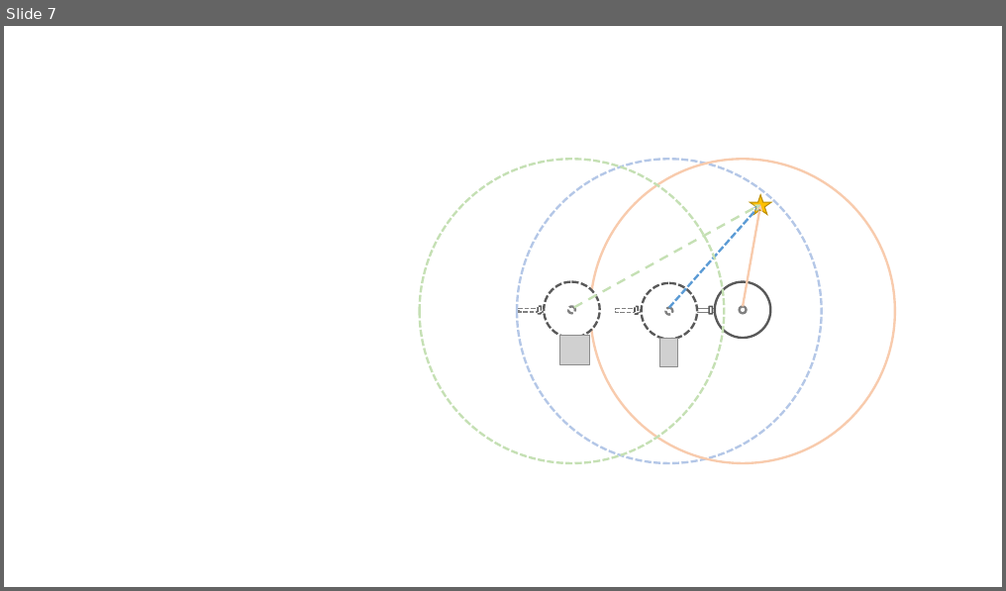
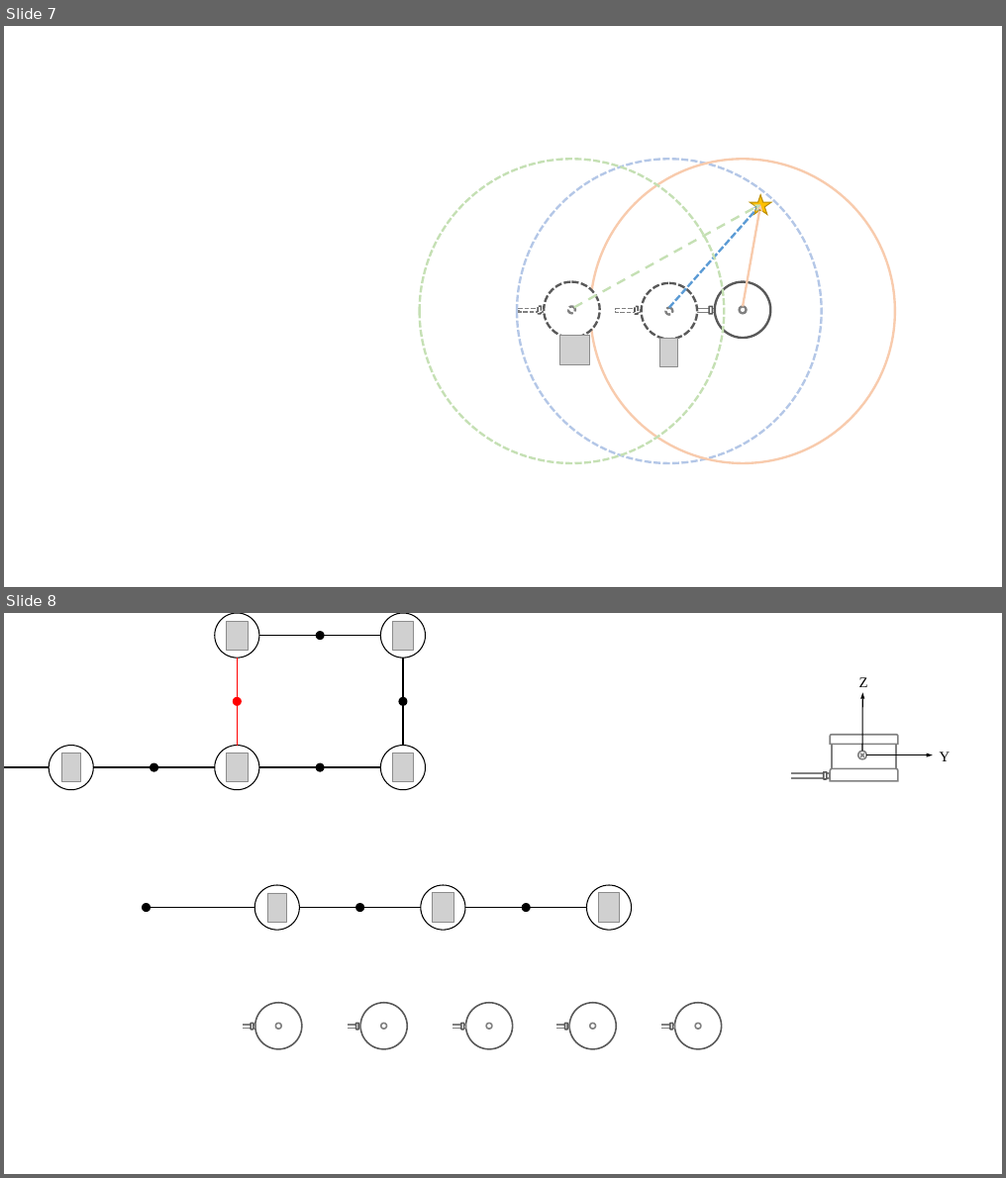
Before and after one commit to Kang-YC/my_backup, a slide deck: 示意图.pptx. Shown one above the other, each under a label of ours: slide 7 before the commit, slides 7 and 8 after it. The pictures are 1006x591 and 1006x1178 pixels, drawn with LibreOffice and Linux fonts; fonts in the diff are those of the drawing; grey boxes stand for pictures; background and template pictures are left out. Boxes give left, top, right and bottom in pixels: in the first picture for what was removed or moved away, otherwise in the second. Text is boxed around its words. In the diff, an @@ line names an element or a change of style, - is before the commit and + after.

```diff
--- a/示意图.pptx
+++ b/示意图.pptx
@@ slide 8 added at (x1=4, y1=613, x2=1002, y2=1174), background #FFFFFF @@
@@ group added at (x1=4, y1=613, x2=426, y2=790): 10 ellipses, 6 lines, 5 pictures @@
@@ text added at (x1=859, y1=677, x2=868, y2=687), 14 pt, text #000000 @@
+Z
@@ arrow added from (862, 751) to (862, 692), #000000 1 pt @@
@@ rectangle added at (x1=738, y1=751, x2=791, y2=790), fill #FFFFFF, outline #FFFFFF 1 pt @@
@@ round same rect added at (x1=831, y1=735, x2=899, y2=744), outline #808080 1.5 pt @@
@@ rectangle added at (x1=832, y1=744, x2=896, y2=768), outline #808080 1.5 pt @@
@@ ellipse added at (x1=858, y1=751, x2=866, y2=759), outline #808080 1.5 pt @@
@@ line added from (861, 754) to (864, 758), #808080 1.5 pt @@
@@ line added from (861, 758) to (864, 754), #808080 1.5 pt @@
@@ arrow added from (866, 756) to (933, 756), #000000 1 pt @@
@@ text added at (x1=940, y1=752, x2=950, y2=761), 14 pt, text #000000 @@
+Y
@@ rectangle added at (x1=773, y1=774, x2=831, y2=778), outline #808080 1.5 pt @@
@@ rounded rectangle added at (x1=824, y1=772, x2=827, y2=779), fill #FFFFFF, outline #595959 1.5 pt @@
@@ round same rect added at (x1=831, y1=768, x2=899, y2=781), outline #808080 1.5 pt @@
@@ ellipse added at (x1=143, y1=903, x2=151, y2=912), fill #000000, outline #000000 1 pt @@
@@ line added from (150, 908) to (254, 908), #000000 1.5 pt @@
@@ ellipse added at (x1=254, y1=885, x2=300, y2=931), fill #FFFFFF, outline #000000 1 pt @@
@@ picture added at (x1=267, y1=893, x2=287, y2=922) @@
@@ line added from (300, 908) to (421, 908), #000000 1.5 pt @@
@@ ellipse added at (x1=355, y1=903, x2=364, y2=912), fill #000000, outline #000000 1 pt @@
@@ ellipse added at (x1=421, y1=885, x2=466, y2=931), fill #FFFFFF, outline #000000 1 pt @@
@@ picture added at (x1=433, y1=893, x2=453, y2=922) @@
@@ line added from (465, 908) to (586, 908), #000000 1.5 pt @@
@@ ellipse added at (x1=522, y1=903, x2=531, y2=912), fill #000000, outline #000000 1 pt @@
@@ ellipse added at (x1=586, y1=885, x2=632, y2=931), fill #FFFFFF, outline #000000 1 pt @@
@@ picture added at (x1=598, y1=893, x2=620, y2=922) @@
@@ group added at (x1=214, y1=1003, x2=302, y2=1050): 2 ellipses, 2 rectangles, 1 rounded rectangle @@
@@ group added at (x1=320, y1=1003, x2=407, y2=1050): 2 ellipses, 2 rectangles, 1 rounded rectangle @@
@@ group added at (x1=426, y1=1003, x2=512, y2=1050): 2 ellipses, 2 rectangles, 1 rounded rectangle @@
@@ group added at (x1=529, y1=1003, x2=616, y2=1050): 2 ellipses, 2 rectangles, 1 rounded rectangle @@
@@ group added at (x1=635, y1=1003, x2=721, y2=1050): 2 ellipses, 2 rectangles, 1 rounded rectangle @@
```
Also in this commit, not shown: 3 other slides added, 2 slides removed, 2 other files.
